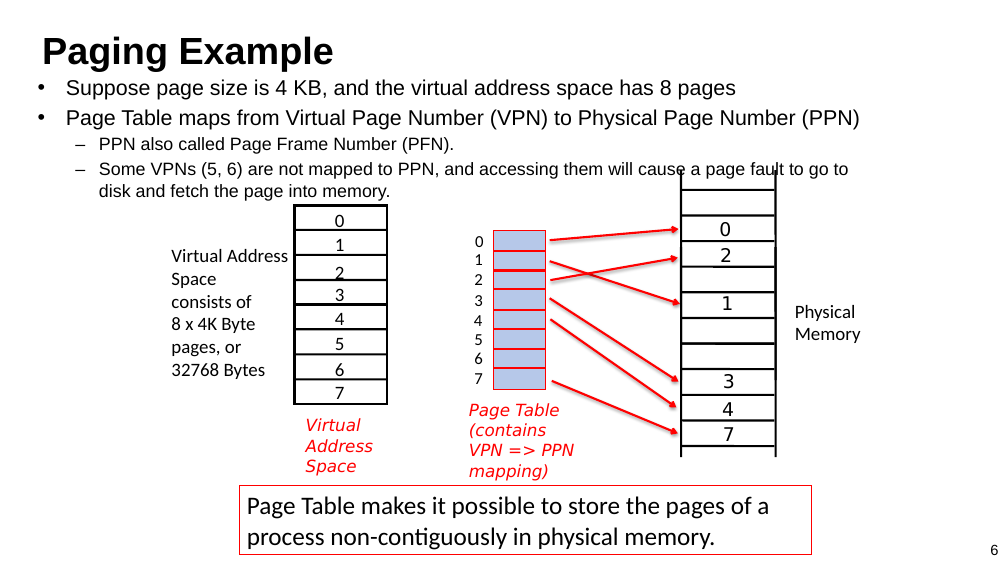
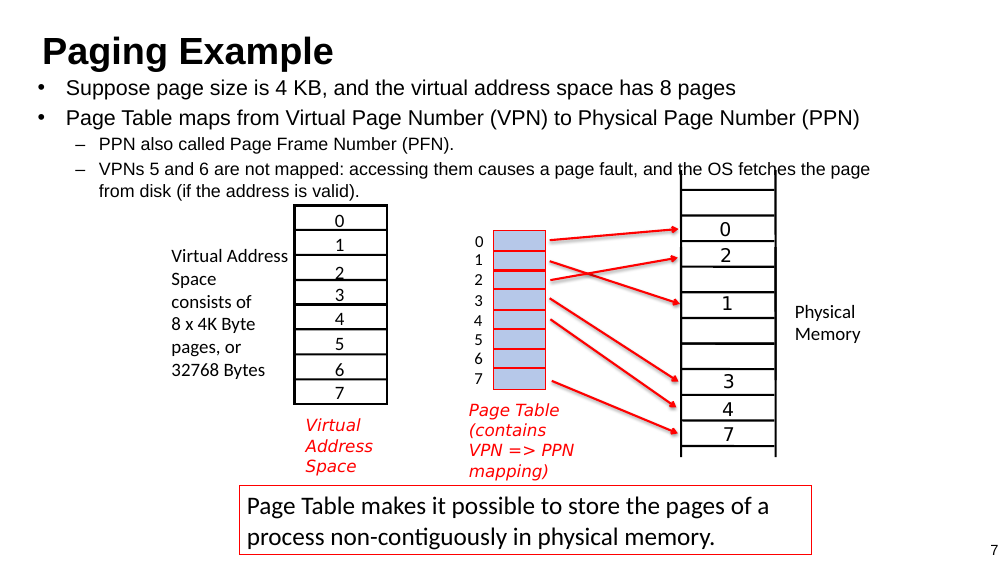
Before and after one commit to guhofstra/CSC112Fa26, a slide deck: slide 7 of PPTs/L8-Memory System II Paging.pptx (slide 6 before the commit). Drawn at 1008x567 pixels with LibreOffice and Linux fonts; fonts in the diff are those of the drawing. Boxes give left, top, right and bottom in pixels: in the first picture for what was removed or moved away, otherwise in the second. Text is boxed around its words. In the diff, an @@ line names an element or a change of style, - is before the commit and + after.

```diff
--- a/PPTs/L8-Memory System II Paging.pptx
+++ b/PPTs/L8-Memory System II Paging.pptx
@@ text at <box>99,162,871,201</box>: text changed @@
-  – Some VPNs (5, 6) are not mapped to PPN, and accessing them will cause a page fault to go to disk and fetch the page into memory.
+  – VPNs 5 and 6 are not mapped: accessing them causes a page fault, and the OS fetches the page from disk (if the address is valid).
@@ page number at <box>990,545,998,555</box>: text changed @@
-6
+7
```
Also in this commit, not shown: 45 other slides changed, 5 slides added, 7 other files.
